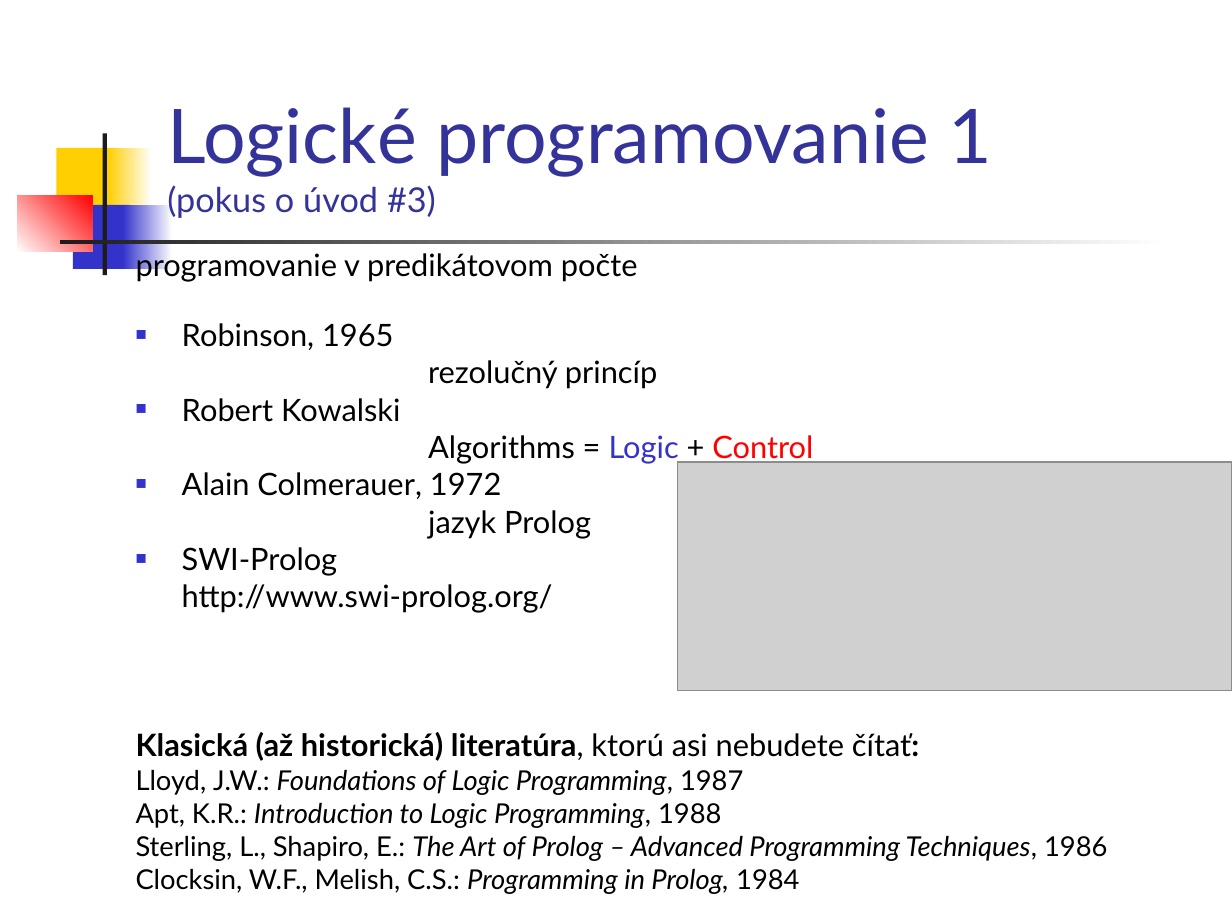
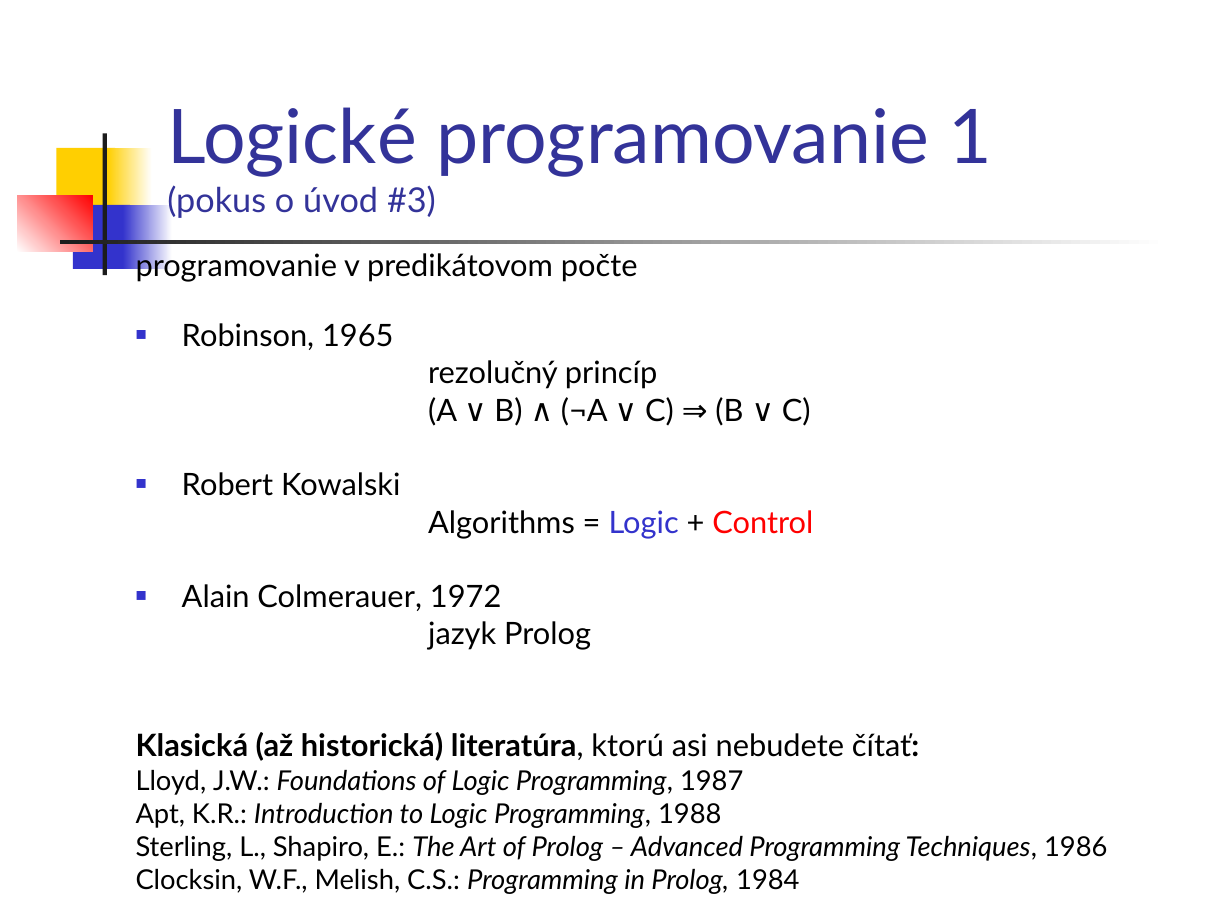
Before and after one commit to paradigmy/Prednasky, a slide deck: slide 3 of 10/logicke1.ppt. Drawn at 1232x924 pixels with LibreOffice and Linux fonts; fonts in the diff are those of the drawing; grey boxes stand for pictures. Boxes give left, top, right and bottom in pixels: in the first picture for what was removed or moved away, otherwise in the second. Text is boxed around its words. In the diff, an @@ line names an element or a change of style, - is before the commit and + after.

```diff
--- a/10/logicke1.ppt
+++ b/10/logicke1.ppt
@@ text at bbox=[428, 397, 811, 426]: paragraph added @@
+(A ∨ B) ∧ (¬A ∨ C) ⇒ (B ∨ C)
@@ picture removed at bbox=[678, 462, 1232, 691] @@
@@ text at bbox=[182, 547, 553, 613]: paragraphs removed @@
-■ SWI-Prolog
-http://www.swi-prolog.org/
```
Also in this commit, not shown: 1 other slide changed, 1 slide added, 1 other file.
